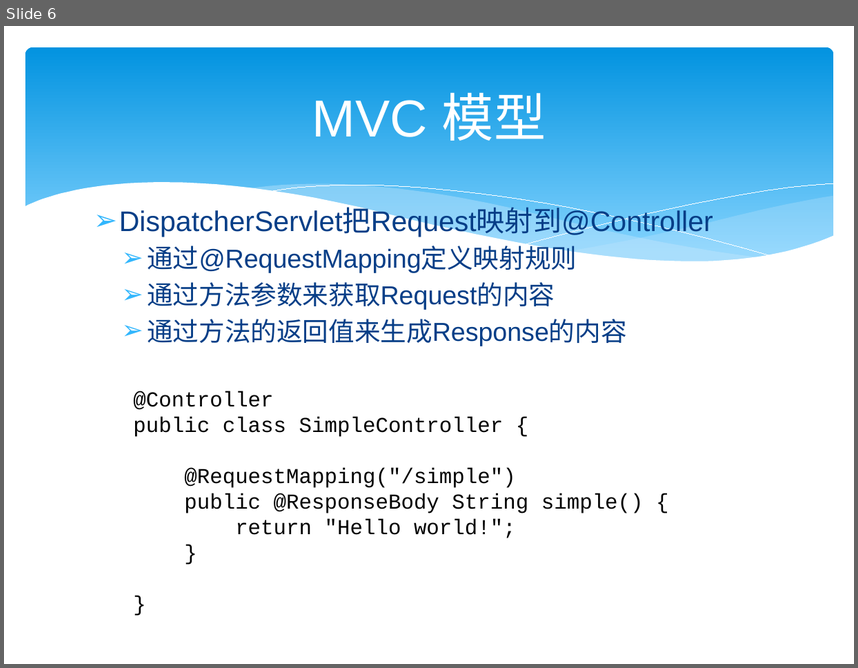
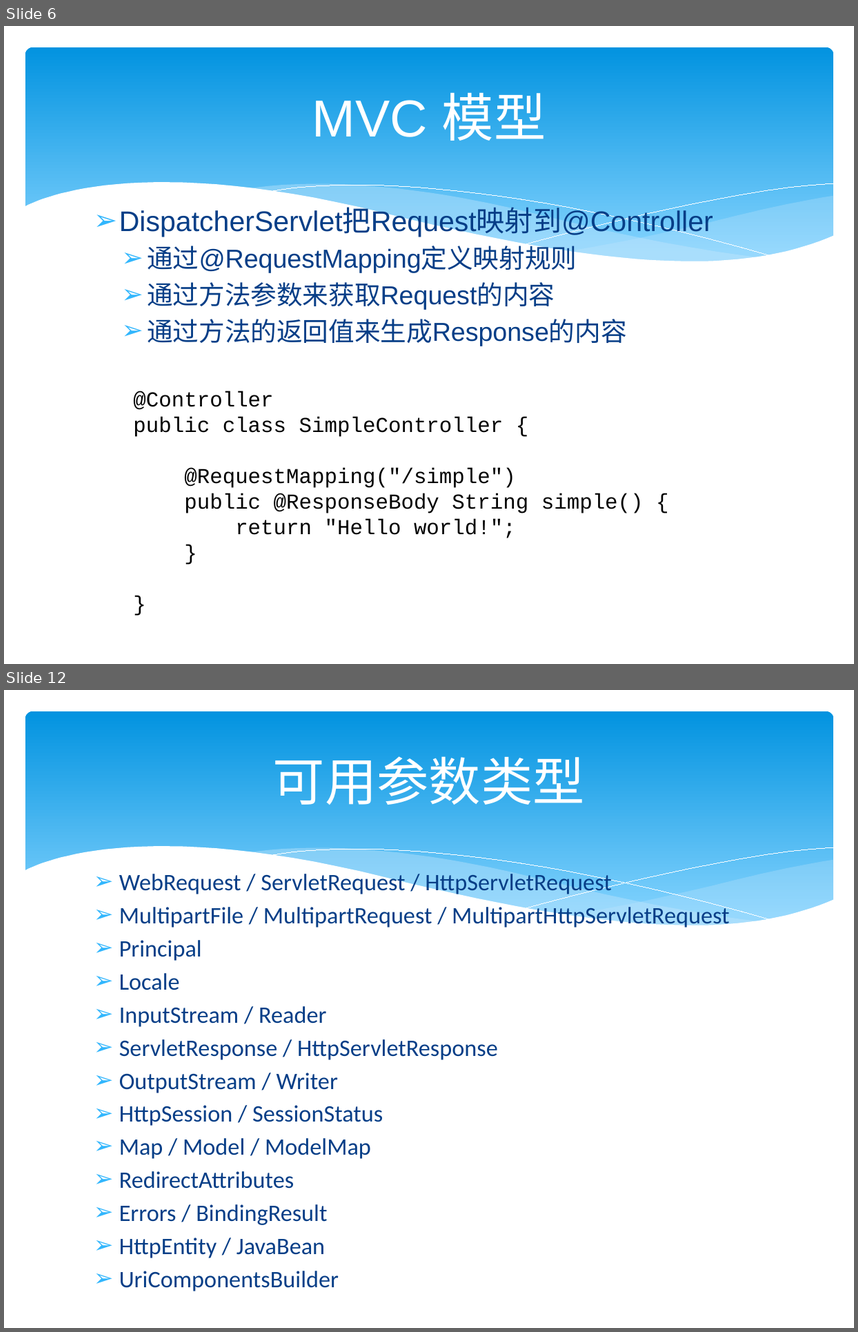
Before and after one commit to zjumty/spring-mvc-showcase, a slide deck: SpringMVC3.pptx. Shown one above the other, each under a label of ours: slide 6 before the commit, slides 6 and 12 after it; the slides between them are not shown. The pictures are 858x668 and 858x1332 pixels, drawn with LibreOffice and Linux fonts; fonts in the diff are those of the drawing. Boxes give left, top, right and bottom in pixels: in the first picture for what was removed or moved away, otherwise in the second. Text is boxed around its words. In the diff, an @@ line names an element or a change of style, - is before the commit and + after.

```diff
--- a/SpringMVC3.pptx
+++ b/SpringMVC3.pptx
@@ slide 12 added at [4,690,854,1328], background #FFFFFF; not listed: 6 template elements that a slide beside it also shows @@
@@ title added at [273,756,585,805], 44 pt, text #FFFFFF @@
+可用参数类型
@@ text added at [119,871,729,1291], 20 pt, text #073E87 @@
+➢ WebRequest / ServletRequest / HttpServletRequest
+➢ MultipartFile / MultipartRequest / MultipartHttpServletRequest
+➢ Principal
+➢ Locale
+➢ InputStream / Reader
+➢ ServletResponse / HttpServletResponse
+➢ OutputStream / Writer
+➢ HttpSession / SessionStatus
+➢ Map / Model / ModelMap
+➢ RedirectAttributes
+➢ Errors / BindingResult
+➢ HttpEntity / JavaBean
+➢ UriComponentsBuilder
```
Also in this commit, not shown: 1 slide changed, 8 other slides added.
